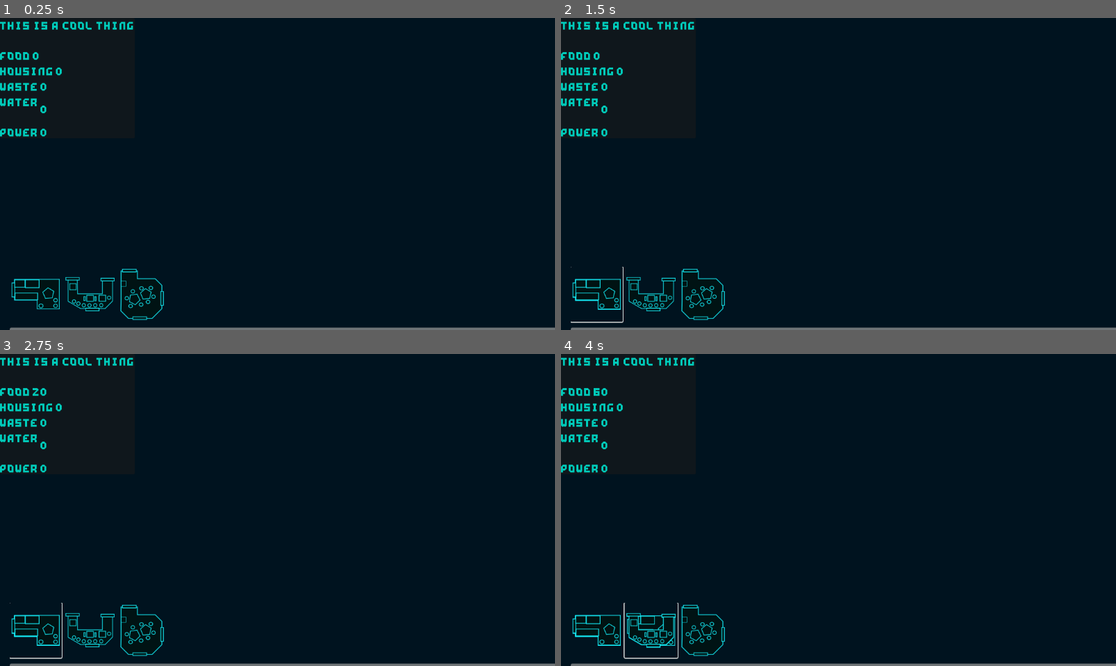
Above: before the commit, frames 1-4 (two rows, left to right).
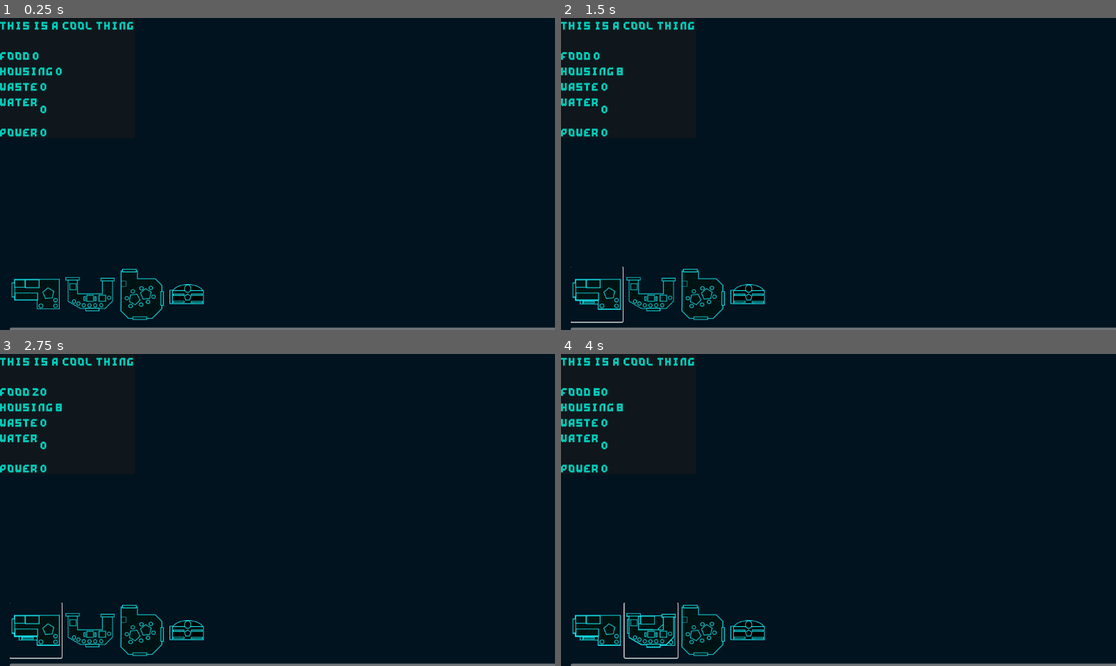
Above: after the commit, the same moments.

Repository: RavenRandomz/nasa-hackthon-2025
Game: Godot game, scene res://level/editor/editor.tscn
Two runs of this game, one before a commit and one after it. Both use one fixed random seed, a clock stepped at 60 frames per second and the inputs below. This scene is started directly instead of the project's main scene.
Inputs (mouse positions are in pixels of both pictures, inside the frame that each line leads up to):
- Up to frame 1 (0.25 s): no input
- Up to frame 2 (1.5 s): click (749, 295) at 0.52 s; click (594, 295) at 1.25 s
- Up to frame 3 (2.75 s): click (33, 631) at 2 s
- Up to frame 4 (4 s): click (594, 631) at 2.77 s; click (649, 631) at 3.5 s

The runs differ from the first frame. In frame 1, 0.3% of the frame differs, in the area x 30-37%, y 85-92%; in frame 2, 0.4%, in the area x 3-37%, y 15-92%; in frame 3, 0.4%; in frame 4, 0.4%.

Commit message:
feat(Editor): Add bunk spawner

Diff:
--- a/level/editor/editor.tscn
+++ b/level/editor/editor.tscn
@@ -10,6 +10,8 @@
 [ext_resource type="Texture2D" uid="uid://b1rdxr6j0ekma" path="res://scene/module/dining_hall/dining_hall.png" id="7_0pwus"]
 [ext_resource type="PackedScene" uid="uid://qc1x8hbop78s" path="res://scene/module/dining_hall/dining_hall.tscn" id="8_vupvg"]
 [ext_resource type="Script" uid="uid://bi6tchch3rdwi" path="res://level/editor/display.gd" id="10_nu1e8"]
+[ext_resource type="Texture2D" uid="uid://dqo4ox8uknrmb" path="res://scene/module/bunk/bunk.png" id="10_pf2um"]
+[ext_resource type="PackedScene" uid="uid://dsokj3swxmhtj" path="res://scene/module/bunk/bunk.tscn" id="11_v1b7q"]
 
 [sub_resource type="Theme" id="Theme_4o2sj"]
 Button/colors/font_color = Color(0, 0.68235296, 0.65882355, 1)
@@ -70,6 +72,13 @@
 icon = ExtResource("7_0pwus")
 flat = true
 _scene_to_spawn = ExtResource("8_vupvg")
+_spawn_into = NodePath("../../../../Shipspace")
+
+[node name="BUnkMaker" parent="VSplitContainer/MarginContainer/ScrollContainer/HFlowContainer2" node_paths=PackedStringArray("_spawn_into") instance=ExtResource("1_imcdt")]
+layout_mode = 2
+icon = ExtResource("10_pf2um")
+flat = true
+_scene_to_spawn = ExtResource("11_v1b7q")
 _spawn_into = NodePath("../../../../Shipspace")
 
 [node name="MarginContainer" type="MarginContainer" parent="." node_paths=PackedStringArray("_food_label", "_housing_label", "_waste_label", "_water_label", "_power_label")]
Not shown: 1 places in level/editor/editor.tscn that only renumber resources
